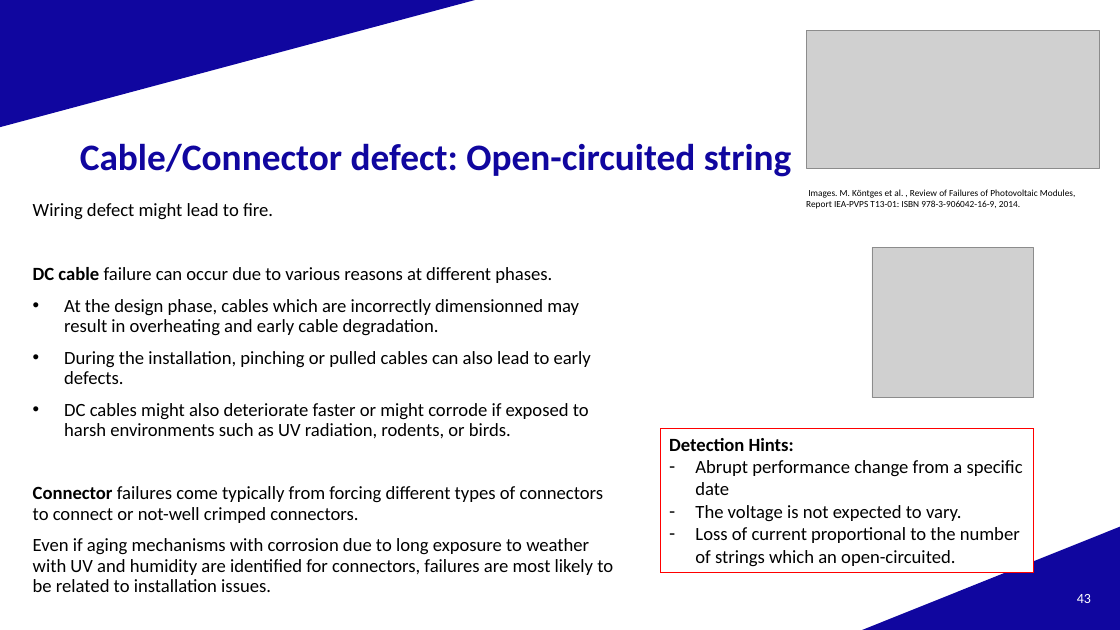
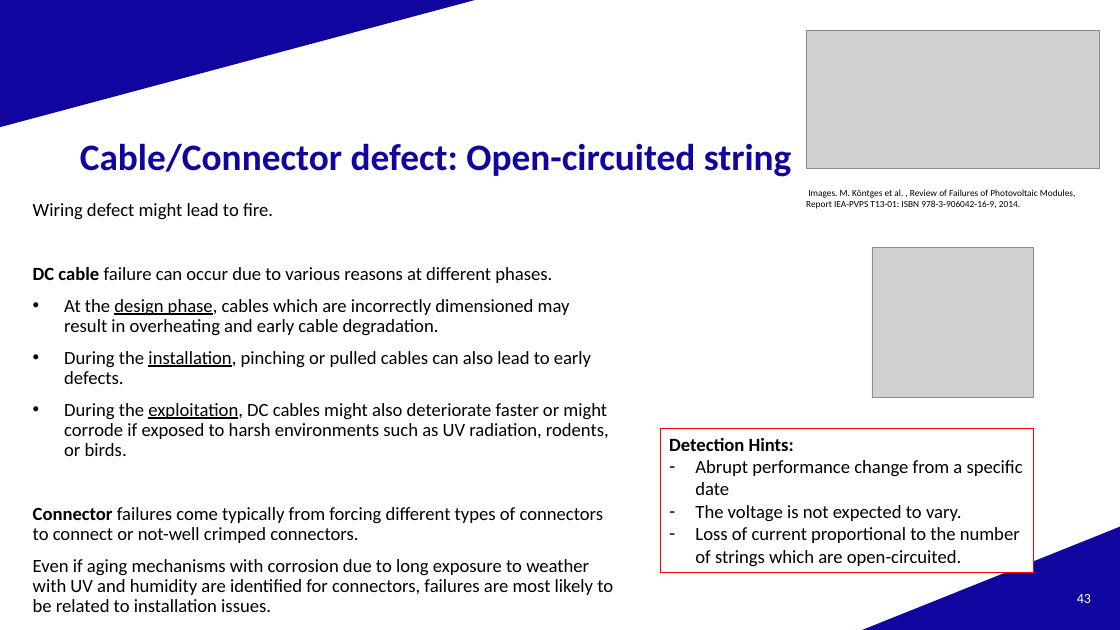
Before and after one commit to AlexandreHugoMathieu/pvfault_detection_solar_academy, a slide deck: slide 43 of slides/2024/slides_20241209.pptx. Drawn at 1120x630 pixels with LibreOffice and Linux fonts; fonts in the diff are those of the drawing; grey boxes stand for pictures; background and template pictures are left out. Boxes give left, top, right and bottom in pixels: in the first picture for what was removed or moved away, otherwise in the second. Text is boxed around its words. In the diff, an @@ line names an element or a change of style, - is before the commit and + after.

```diff
--- a/slides/2024/slides_20241209.pptx
+++ b/slides/2024/slides_20241209.pptx
@@ text at (64,299,570,336): text changed @@
-• At the design phase, cables which are incorrectly dimensionned may result in overheating and early cable degradation.
+• At the design phase, cables which are incorrectly dimensioned may result in overheating and early cable degradation.
@@ text at (64,351,591,384): underline on in "installation," @@
@@ text at (64,403,609,456): text changed @@
-• DC cables might also deteriorate faster or might corrode if exposed to harsh environments such as UV radiation, rodents, or birds.
+• During the exploitation, DC cables might also deteriorate faster or might corrode if exposed to harsh environments such as UV radiation, rodents, or birds.
@@ text in rectangle at (695,527,1020,566): text changed @@
-– Loss of current proportional to the number of strings which an open-circuited.
+– Loss of current proportional to the number of strings which are open-circuited.
```
Also in this commit, not shown: 1 other slide changed, 5 other files.
